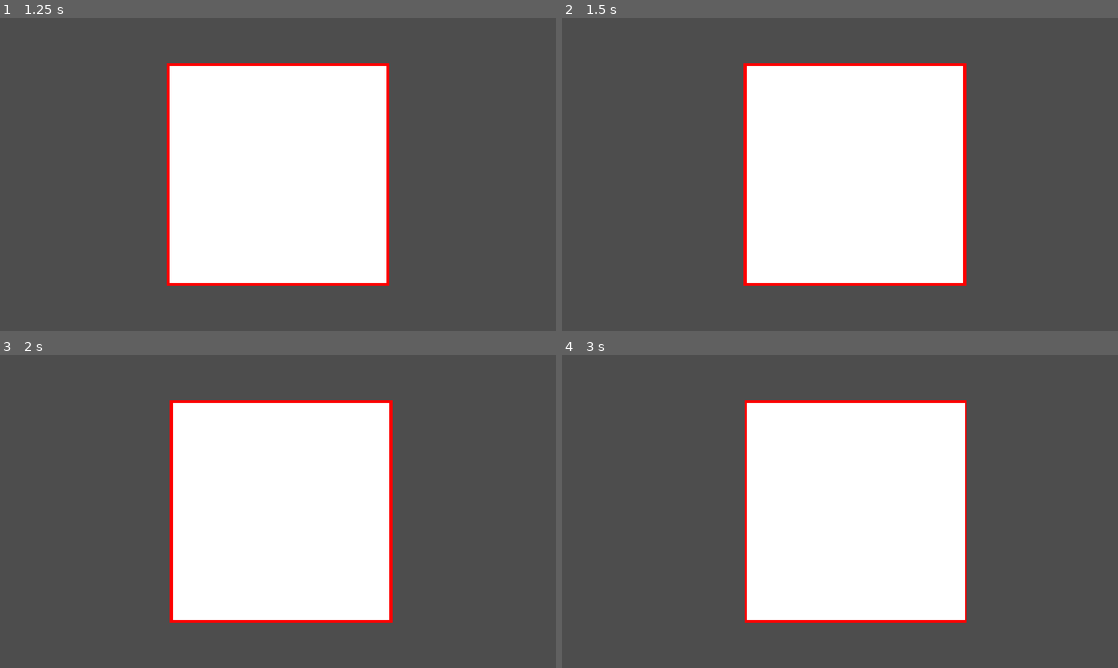
Above: before the commit, frames 1-4 (two rows, left to right).
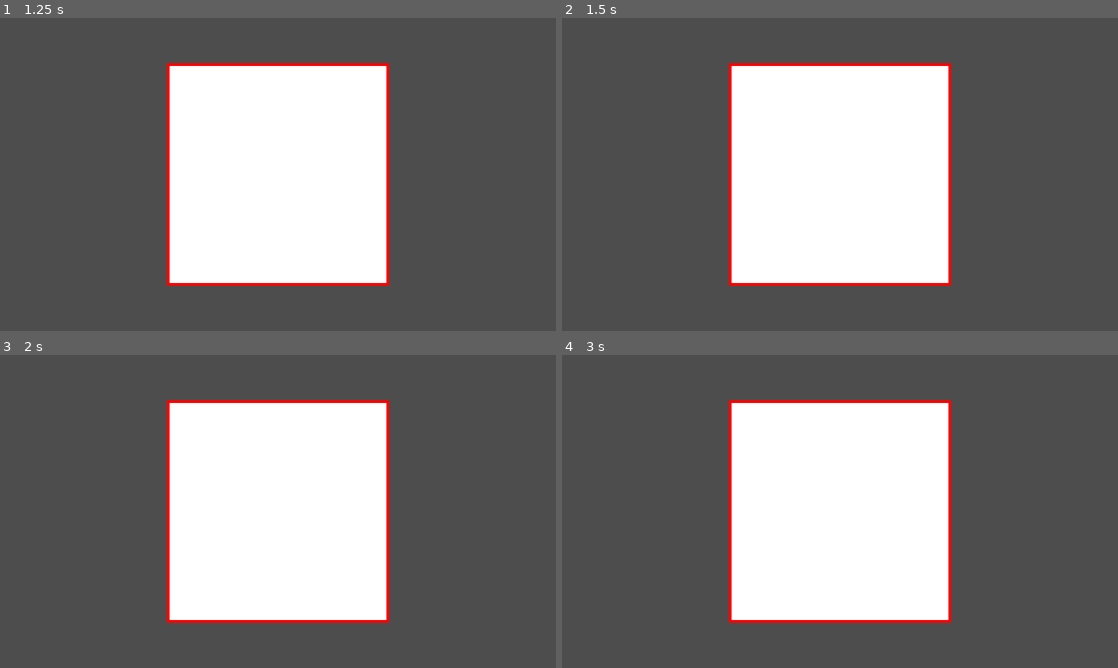
Above: after the commit, the same moments.

Repository: DeepRestGames/global-game-jam-2026
Game: Godot game, scene res://Scenes/main_menu.tscn
Two runs of this game, one before a commit and one after it. Both use one fixed random seed, a clock stepped at 60 frames per second and the inputs below. The engine's default icon, where the game draws it, is replaced by a stand-in: a white triangle on a blue panel in a dark square.
Inputs:
- Up to frame 1 (1.25 s): click "Start" at 0.5 s
- Up to frame 2 (1.5 s): tap Enter (shake_screen, bound only before the commit) at 1.25 s; hold Enter (shake_screen, bound only before the commit) from 1.28 s (still down)
- Up to frame 3 (2 s): keep holding Enter (shake_screen, bound only before the commit)
- Up to frame 4 (3 s): tap Space at 2 s; release Enter (shake_screen, bound only before the commit) at 2.03 s; tap Enter (shake_screen, bound only before the commit) at 2.1, 2.75 s; hold Enter (shake_screen, bound only before the commit) from 2.78 s (still down)

Frame 1 is identical in both runs. In frame 2, 4.6% of the frame differs, in the area x 30-73%, y 14-86%; in frame 3, 1.6%; in frame 4, 4.6%.

Commit message:
Add freeze frames

Diff:
--- a/global-game-jam-2026/Scenes/SampleScene.tscn
+++ /dev/null
@@ -1,3 +0,0 @@
-[gd_scene format=3 uid="uid://dwhiw1sduma0r"]
-
-[node name="SampleScene" type="Node2D" unique_id=1544376465]
--- a/global-game-jam-2026/Scenes/main_menu.tscn
+++ b/global-game-jam-2026/Scenes/main_menu.tscn
@@ -2,7 +2,7 @@
 
 [ext_resource type="Texture2D" uid="uid://buspm1155yp47" path="res://icon.svg" id="1_28flt"]
 [ext_resource type="Script" uid="uid://bcwlhh1hjrg5g" path="res://scripts/main_menu/main_menu.gd" id="1_48xlc"]
-[ext_resource type="PackedScene" uid="uid://c631y1i5alxpx" path="res://Scenes/game_scene.tscn" id="2_1ehe0"]
+[ext_resource type="PackedScene" uid="uid://c631y1i5alxpx" path="res://scenes/game_scene.tscn" id="2_1ehe0"]
 
 [node name="MainMenu" type="Control" unique_id=335195946]
 layout_mode = 3
--- a/global-game-jam-2026/project.godot
+++ b/global-game-jam-2026/project.godot
@@ -22,14 +22,6 @@
 window/size/mode=3
 window/stretch/mode="canvas_items"
 
-[input]
-
-shake_screen={
-"deadzone": 0.2,
-"events": [Object(InputEventKey,"resource_local_to_scene":false,"resource_name":"","device":-1,"window_id":0,"alt_pressed":false,"shift_pressed":false,"ctrl_pressed":false,"meta_pressed":false,"pressed":false,"keycode":0,"physical_keycode":4194309,"key_label":0,"unicode":0,"location":0,"echo":false,"script":null)
-]
-}
-
 [physics]
 
 3d/physics_engine="Jolt Physics"
--- a/global-game-jam-2026/scripts/environment/camera.gd
+++ b/global-game-jam-2026/scripts/environment/camera.gd
@@ -19,19 +19,21 @@
 #endregion
 
 #region Event Methods
-func _input(event: InputEvent) -> void:
-	if event.is_action_pressed("shake_screen"):
-		shake(Vector2.LEFT, screenshake_strength)
-
-
 func _process(delta: float) -> void:
-	offset *= falloff_factor
+	offset *= falloff_factor * 1 / delta
 #endregion
 #region Signal Handlers
 #endregion
 #region Regular Methods
 func shake(dir: Vector2, amount: float):
-	offset += dir * amount
+	if dir == Vector2.ZERO: offset += _get_random_dir() * amount
+	else: offset += dir * amount
+
+
+func freeze_frame(duration: float):
+	Engine.time_scale = 0
+	await get_tree().create_timer(duration, false, false, true).timeout
+	Engine.time_scale = 1
 
 
 func _get_random_dir():
